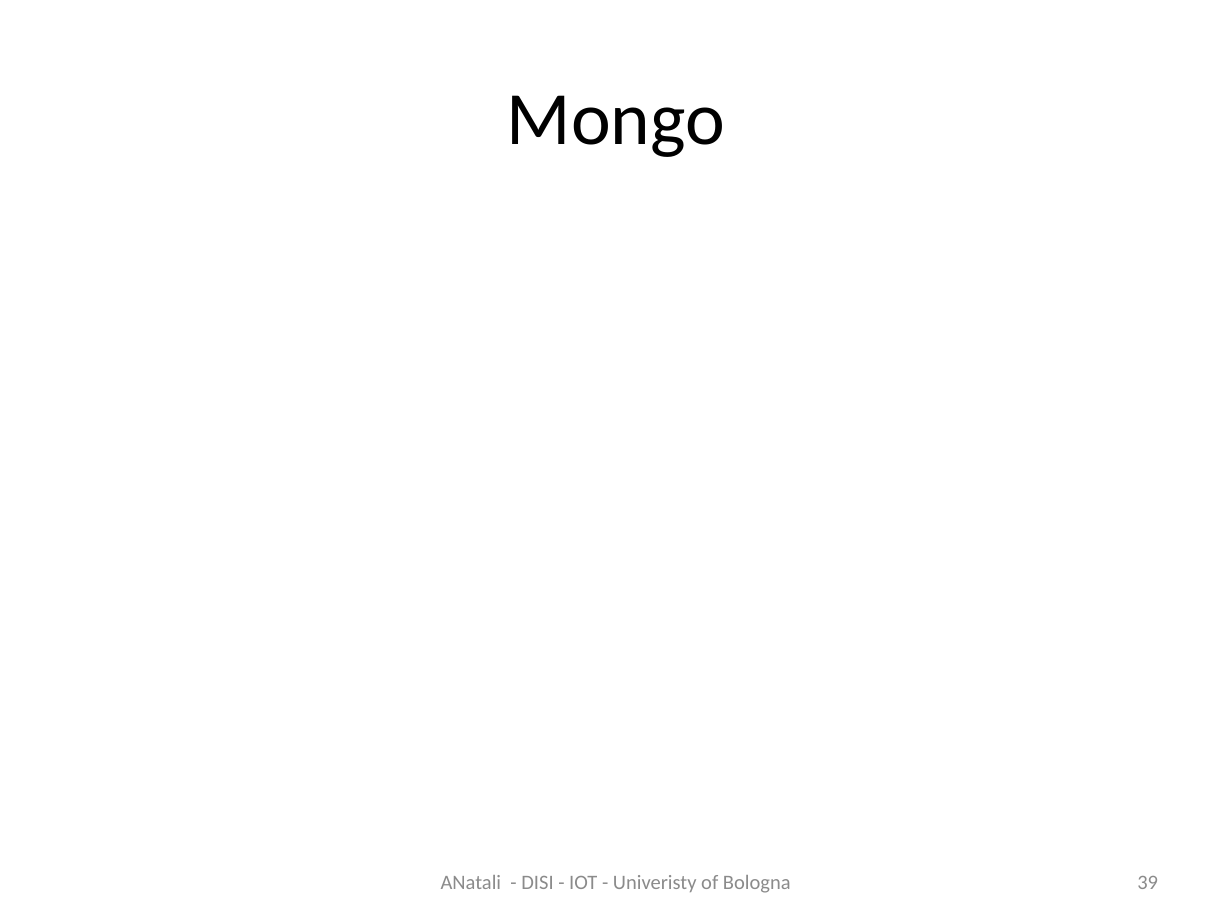
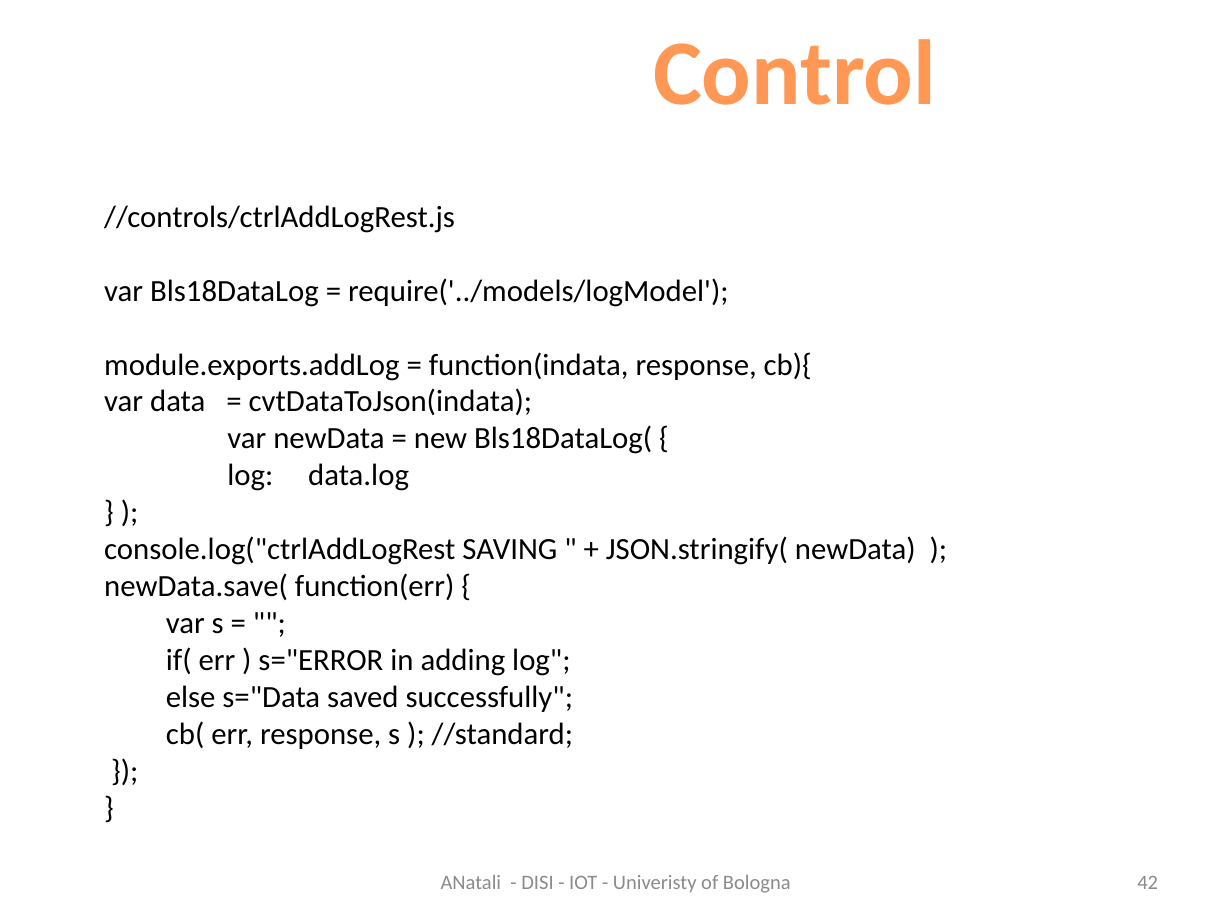
Before and after one commit to MatteoMendula/iss2018Lab, a slide deck: slide 42 of it.unibo.bls18/docs/BLS2018.pptx (slide 39 before the commit). Drawn at 1232x924 pixels with LibreOffice and Linux fonts; fonts in the diff are those of the drawing. Boxes give left, top, right and bottom in pixels: in the first picture for what was removed or moved away, otherwise in the second. Text is boxed around its words. In the diff, an @@ line names an element or a change of style, - is before the commit and + after.

Commit message:
bls18 mongo log

```diff
--- a/it.unibo.bls18/docs/BLS2018.pptx
+++ b/it.unibo.bls18/docs/BLS2018.pptx
@@ text added at [653, 39, 936, 105], 54 pt, text gradient #9D4700 to #FF9856 to #FFF5F1, bold @@
+Control
@@ title removed at [507, 95, 725, 157] @@
-Mongo
@@ text added at [104, 205, 916, 749], 18 pt, text #000000 @@
+//controls/ctrlAddLogRest.js
+var Bls18DataLog = require('../models/logModel');
+module.exports.addLog = function(indata, response, cb){
+var data = cvtDataToJson(indata);
+var newData = new Bls18DataLog( {
+log: data.log
+} );
+console.log("ctrlAddLogRest SAVING " + JSON.stringify( newData) );
+newData.save( function(err) {
+  var s = "";
+  if( err ) s="ERROR in adding log";
+  else s="Data saved successfully";
+  cb( err, response, s ); //standard;
+});
+}
@@ page number at [1137, 876, 1158, 889]: text changed @@
-39
+42
```
Also in this commit, not shown: 3 other slides changed, 4 other files.
